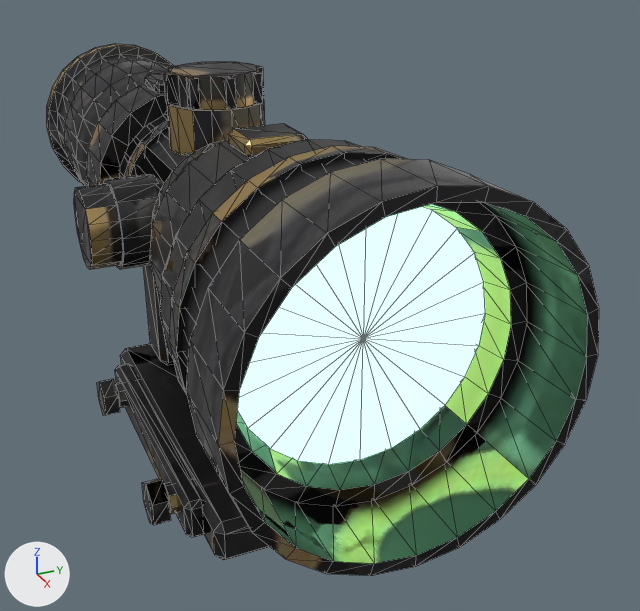
Before and after pictures for a commit that changed the glTF model assets/models/attachments/optic/gravesight.glb.
Both versions are drawn from a camera (50 mm lens) standing at (0.15, -0.0475, 0.1019) and looking at (0.0076, 0.0166, 0.0307). Lighting does not change. The marker at lower left points along +X, +Y and +Z. The picture after the commit comes second. Mesh edges are drawn as thin lines. Where no turn or scale is listed for an object, it has been applied to the vertices. Vertices at exactly the same position are counted once.

The first picture shows 'Lens', 'Mesh'.
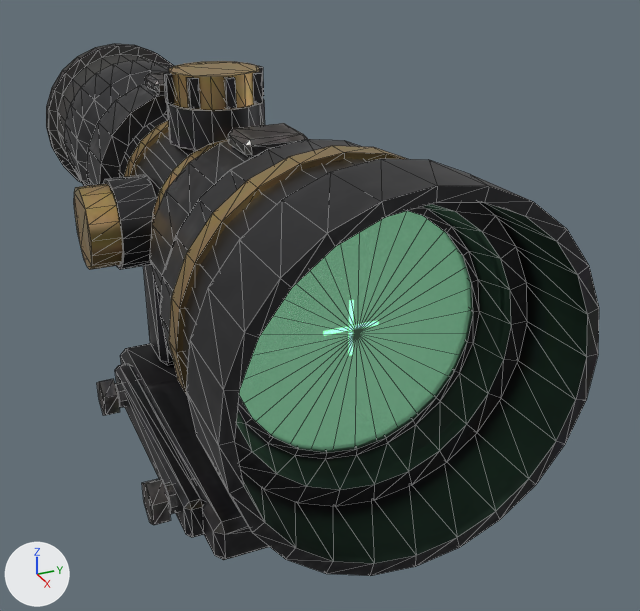
Where the change shows, as pixel boxes [x1, y1, x2, y2] in the pictures (640 x 611 px):
'Lens', surface changed, reshaped (6% narrower, 7% shorter): before [237, 207, 485, 465]; after [239, 211, 471, 450]
part 2 of me_mesh, cut back: before [105, 61, 265, 270]; after [105, 61, 479, 459]
part 3 of me_mesh, surface changed: [46, 43, 598, 571] in both

The edits, one by one:
In material 'Gravesight_Lens' (mat_gravesight_lens), emission_strength goes from 2.2 to 1.0.
In material 'Gravesight_Lens' (mat_gravesight_lens), alpha goes from 1.0 to 0.12.
me_lens is used by ob_lens; location (0.0, 0.0, 0.0).
me_lens had 50 vertices, 96 faces and spanned x 0.0569..0.0581, y -0.0188..0.0188, z 0.0312..0.0688.
me_lens now has 66 vertices, 128 faces and spans x 0.0556..0.0564, y -0.018..0.018, z 0.032..0.068.
me_lens part 1: the whole mesh is rebuilt.
me_mesh is used by ob_mesh; location (0.0, 0.0, 0.0).
me_mesh had 1500 vertices, 2892 faces and spanned x -0.081..0.074, y -0.025..0.025, z 0.0..0.075.
me_mesh now has 1594 vertices, 3084 faces and spans x -0.081..0.074, y -0.025..0.025, z 0.0..0.075.
me_mesh part 2: 36 vertices moved from x -0.009..0.009, y -0.012..0.009, z 0.042..0.075 to x -0.009..0.009, y -0.013..0.009, z 0.042..0.075; 2 vertices removed from x -0.058..0.057, y 0.0, z 0.05; 96 vertices added at x -0.058..0.057, y -0.018..0.018, z 0.032..0.068.
me_mesh part 3: 2771 kept faces spanning x -0.081..0.074, y -0.025..0.025, z 0.0..0.075 get new texture (UV) coordinates.
